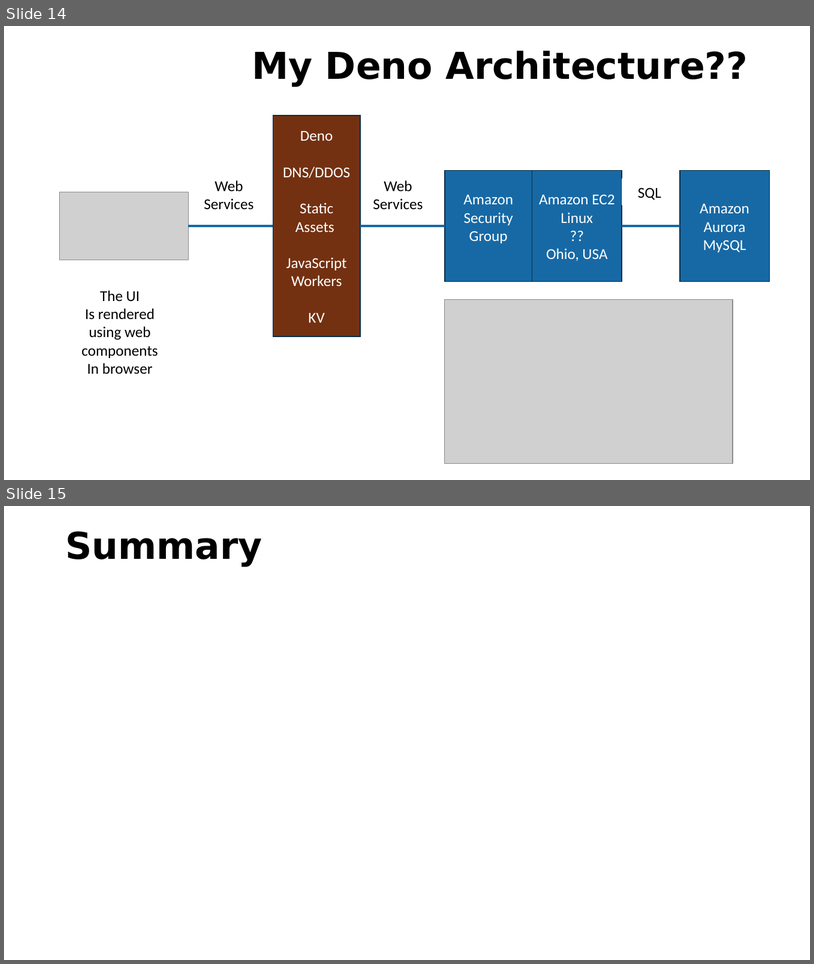
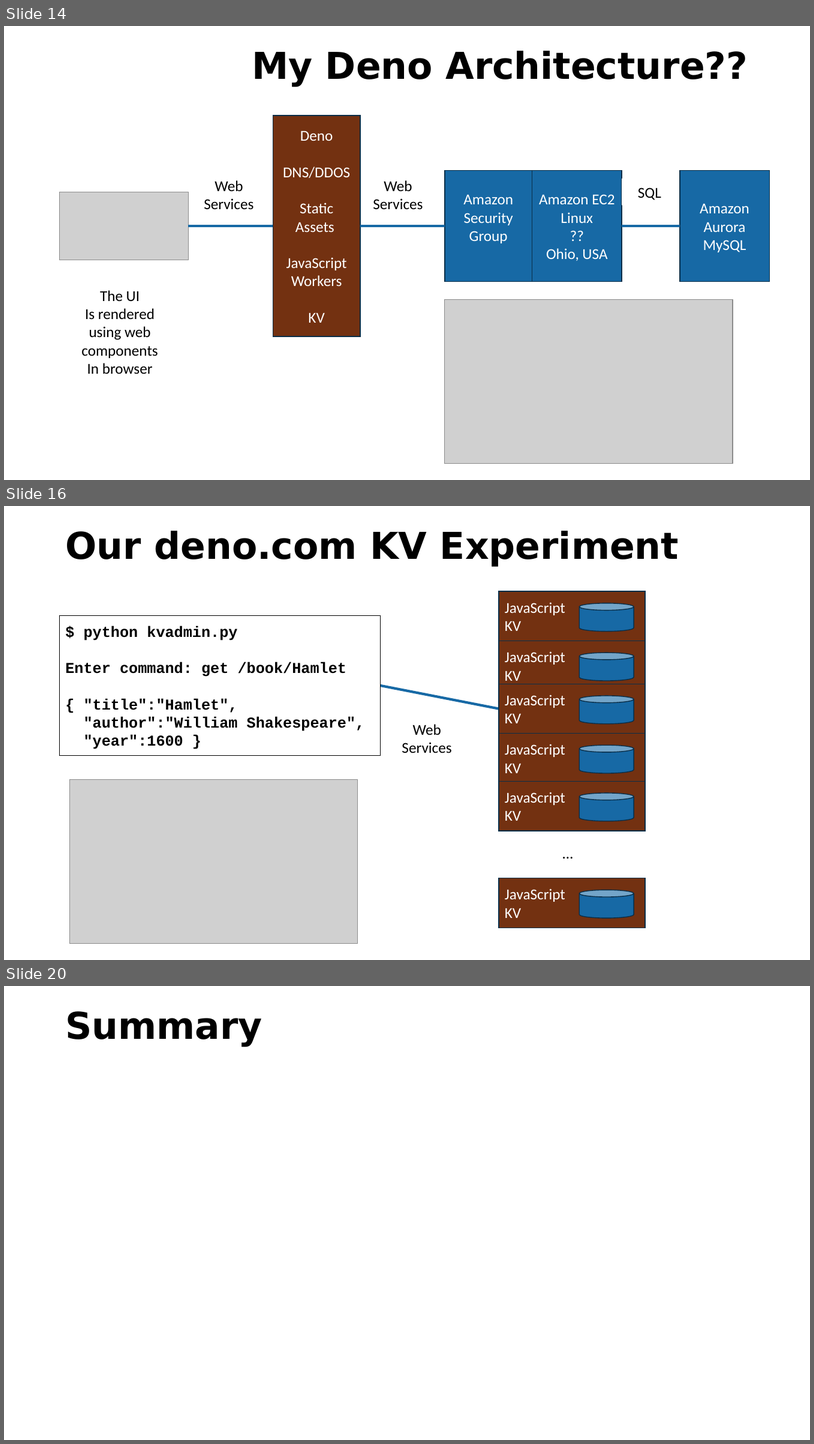
Before and after one commit to csev/pg4e, a slide deck: lectures/07-DenoKV.pptx. Shown one above the other, each under a label of ours: slides 14 and 15 before the commit, slides 14, 16 and 20 after it; the slides between them are not shown. The pictures are 814x964 and 814x1444 pixels, drawn with LibreOffice and Linux fonts; fonts in the diff are those of the drawing; grey boxes stand for pictures. Boxes give left, top, right and bottom in pixels: in the first picture for what was removed or moved away, otherwise in the second. Text is boxed around its words. In the diff, an @@ line names an element or a change of style, - is before the commit and + after.

```diff
--- a/lectures/07-DenoKV.pptx
+++ b/lectures/07-DenoKV.pptx
@@ slide 16 added at [4,506,810,960], background #FFFFFF @@
@@ title added at [65,531,679,567], 44 pt, text #000000, bold @@
+Our deno.com KV Experiment
@@ rectangle added at [499,591,645,641], fill #733111, outline #0A2E48 1 pt, 18 pt, text #FFFFFF @@
+JavaScript
+KV
@@ cylinder added at [580,603,635,631], fill #1769A5, outline #0A2E48 1 pt @@
@@ rectangle added at [60,615,381,755], fill #FFFFFF, outline #000000 1 pt, 18 pt, text #000000, bold @@
+$ python kvadmin.py
+Enter command: get /book/Hamlet
+{ "title":"Hamlet",
+"author":"William Shakespeare",
+"year":1600 }
@@ rectangle added at [499,641,645,691], fill #733111, outline #0A2E48 1 pt, 18 pt, text #FFFFFF @@
+JavaScript
+KV
@@ cylinder added at [580,652,635,680], fill #1769A5, outline #0A2E48 1 pt @@
@@ line added from (381, 685) to (499, 709), #1769A5 3 pt @@
@@ rectangle added at [499,684,645,733], fill #733111, outline #0A2E48 1 pt, 18 pt, text #FFFFFF @@
+JavaScript
+KV
@@ cylinder added at [580,696,635,723], fill #1769A5, outline #0A2E48 1 pt @@
@@ text added at [402,724,452,753], 18 pt, text #000000 @@
+Web
+Services
@@ rectangle added at [499,733,645,783], fill #733111, outline #0A2E48 1 pt, 18 pt, text #FFFFFF @@
+JavaScript
+KV
@@ cylinder added at [580,745,635,773], fill #1769A5, outline #0A2E48 1 pt @@
@@ picture added at [69,779,357,943] @@
@@ rectangle added at [499,781,645,831], fill #733111, outline #0A2E48 1 pt, 18 pt, text #FFFFFF @@
+JavaScript
+KV
@@ cylinder added at [580,793,635,820], fill #1769A5, outline #0A2E48 1 pt @@
@@ text added at [557,841,580,865], 18 pt, text #000000 @@
+…
@@ rectangle added at [499,878,645,928], fill #733111, outline #0A2E48 1 pt, 18 pt, text #FFFFFF @@
+JavaScript
+KV
@@ cylinder added at [580,889,635,918], fill #1769A5, outline #0A2E48 1 pt @@
@@ what was slide 15 is now slide 20 @@
```
Also in this commit, not shown: 2 slides changed, 4 other slides added, 4 other files.
